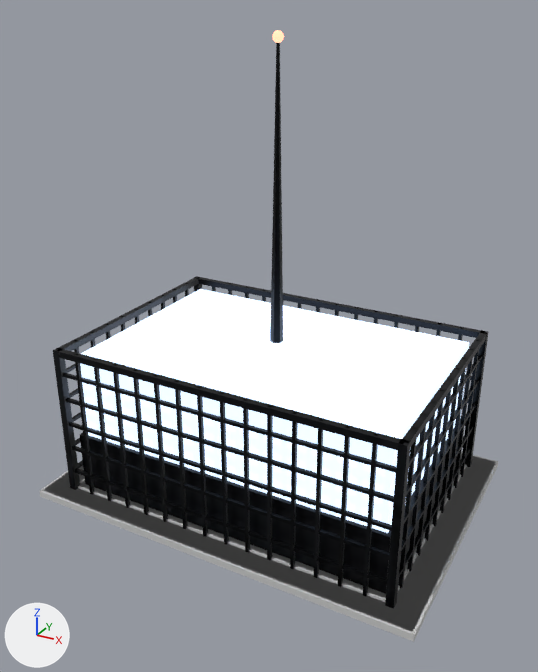
What one commit did to the glTF model art/tower-dark.glb.
Camera for both pictures: a 50 mm camera at (34.6, -64.6, 50.6) aimed at (0.3, -2.3, 19.5). Arrows for +X, +Y and +Z are at lower left; the lights stay in place. The picture after the commit comes second. Vertices at exactly the same position are counted once.

The scene before the commit, as lines of its bpy script (objects in view):
```python
me_body = bpy.data.meshes.new('Body')
me_body.from_pydata(...)  # 16 vertices, 20 faces; spans x -22.0..22.0, y -15.5..15.5, z 0.0..1.0
me_body.materials.append(mat_body)  # light grey #cbcbcb
me_crown = bpy.data.meshes.new('Crown')
me_crown.from_pydata(...)  # 612 vertices, 766 faces; spans x -19.3..19.3, y -13.4..13.4, z 0.0..48.0
me_crown.materials.append(mat_crown)  # picture img_crown_dark
me_glow = bpy.data.meshes.new('Glow')
me_glow.from_pydata(...)  # 8 vertices, 10 faces; spans x -17.7..17.7, y -11.8..11.8, z 7.5..17.0
me_glow.materials.append(mat_glow)  # blue #c7dfff, glowing blue #c7dfff
ob_body = bpy.data.objects.new('Body', me_body)
ob_body.location = (0.0, 0.0, 0.0)
ob_crown = bpy.data.objects.new('Crown', me_crown)
ob_crown.location = (0.0, 0.0, 0.0)
ob_glow = bpy.data.objects.new('Glow', me_glow)
ob_glow.location = (0.0, 0.0, 0.0)
# also in view: 'Frame' at (0.0, 0.0, 0.5)
```
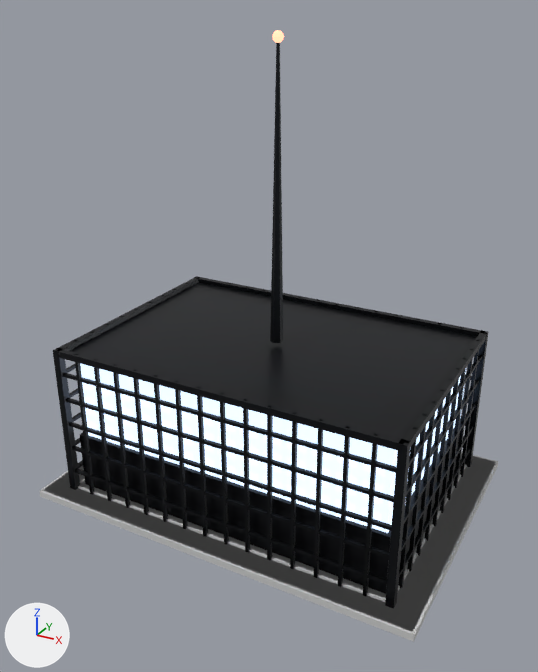
Changed parts and their boxes [x1, y1, x2, y2] in the pictures (538 x 672 px):
part 1 of me_crown, added
    after: [69, 283, 477, 439]
part 2 of me_crown, surface changed
    both: [62, 81, 484, 535]
'Glow', unchanged, covered by the edit
    before: [80, 289, 469, 533]
    after: [80, 363, 466, 533]

What the commit changed:
me_crown is used by ob_crown; location (0.0, 0.0, 0.0).
me_crown had 612 vertices, 766 faces and spanned x -19.3..19.3, y -13.4..13.4, z 0.0..48.0.
me_crown now has 620 vertices, 776 faces and spans x -19.3..19.3, y -13.4..13.4, z 0.0..48.0.
me_crown part 1: the loose piece of 8 vertices spanning x -18.9..18.9, y -13.4..-12.7, z 17.3..18.0 is copied, and the copy is scaled about its middle by (1, 37.2, 0.571), then moved by (0.0, 13.0, -0.3); it spans x -18.9..18.9, y -13.0..13.0, z 17.1..17.5.
me_crown part 2: 764 kept faces spanning x -19.3..19.3, y -13.4..13.4, z 0.0..48.0 get new texture (UV) coordinates.
